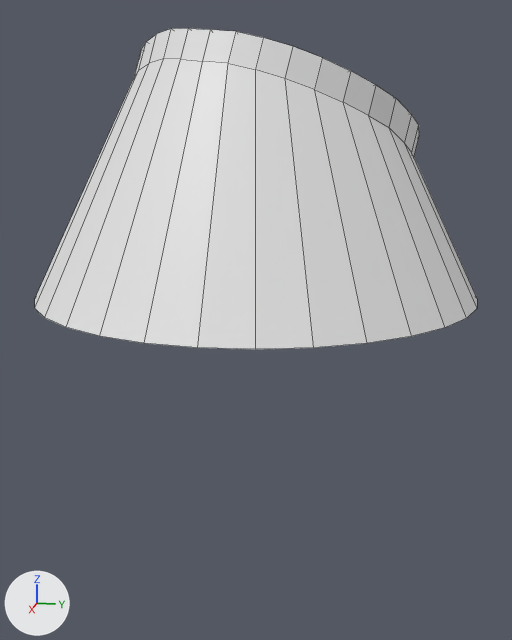
One commit to the Blender file models-blender/CutExtrude/CutExtrude.blend: the scene before it, then after it.
Before and after are seen from a camera (50 mm lens) standing at (3.22, 0.64, 0.66) and looking at (0.04, 0.01, -0.13). The lights are fixed; the arrows at lower left show +X, +Y and +Z. Mesh edges are drawn as thin lines.
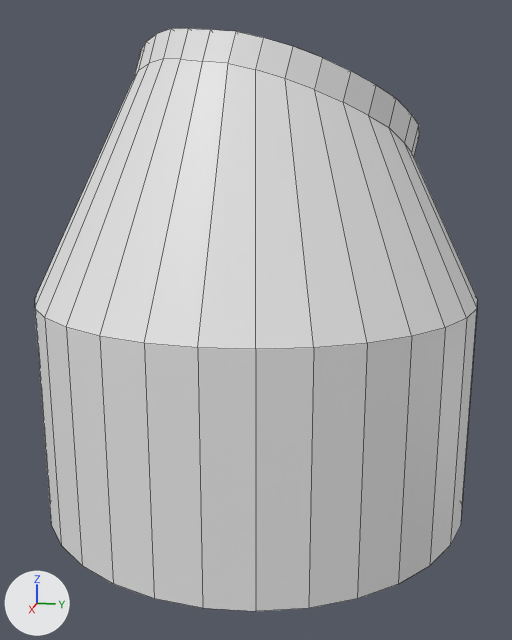
Commit message: changed CutExtrude

Where the newer file only moved an object's origin or applied its transform, the numbers keep the older frame.

Where the change shows, as pixel boxes [x1, y1, x2, y2] in the pictures (512 x 640 px):
'Cone', reshaped (81% taller): before [35, 28, 477, 349]; after [35, 28, 477, 611]
part 1 of me_cone, built on: after [35, 309, 477, 611]

The change, as a diff of the scene's bpy script:
```diff
--- a/models-blender/CutExtrude/CutExtrude.blend.py
+++ b/models-blender/CutExtrude/CutExtrude.blend.py
@@ me_cone @@
 # used by ob_cone; location = (0.0, 0.0, 0.0)
-me_cone.from_pydata(...)  # 192 vertices, 162 faces; spans x -1.0..1.0, y -1.0..1.0, z 0.0..1.1
+me_cone.from_pydata(...)  # 224 vertices, 194 faces; spans x -1.0..1.0, y -1.0..1.0, z -1.0..1.1
+# me_cone part 1
+# 1 face is deleted
+# 32 new vertices lie (0.0, 0.0, -1.0) away from vertices in x -1.0..1.0, y -1.0..1.0, z 0.0
+# 33 new faces join them
```
